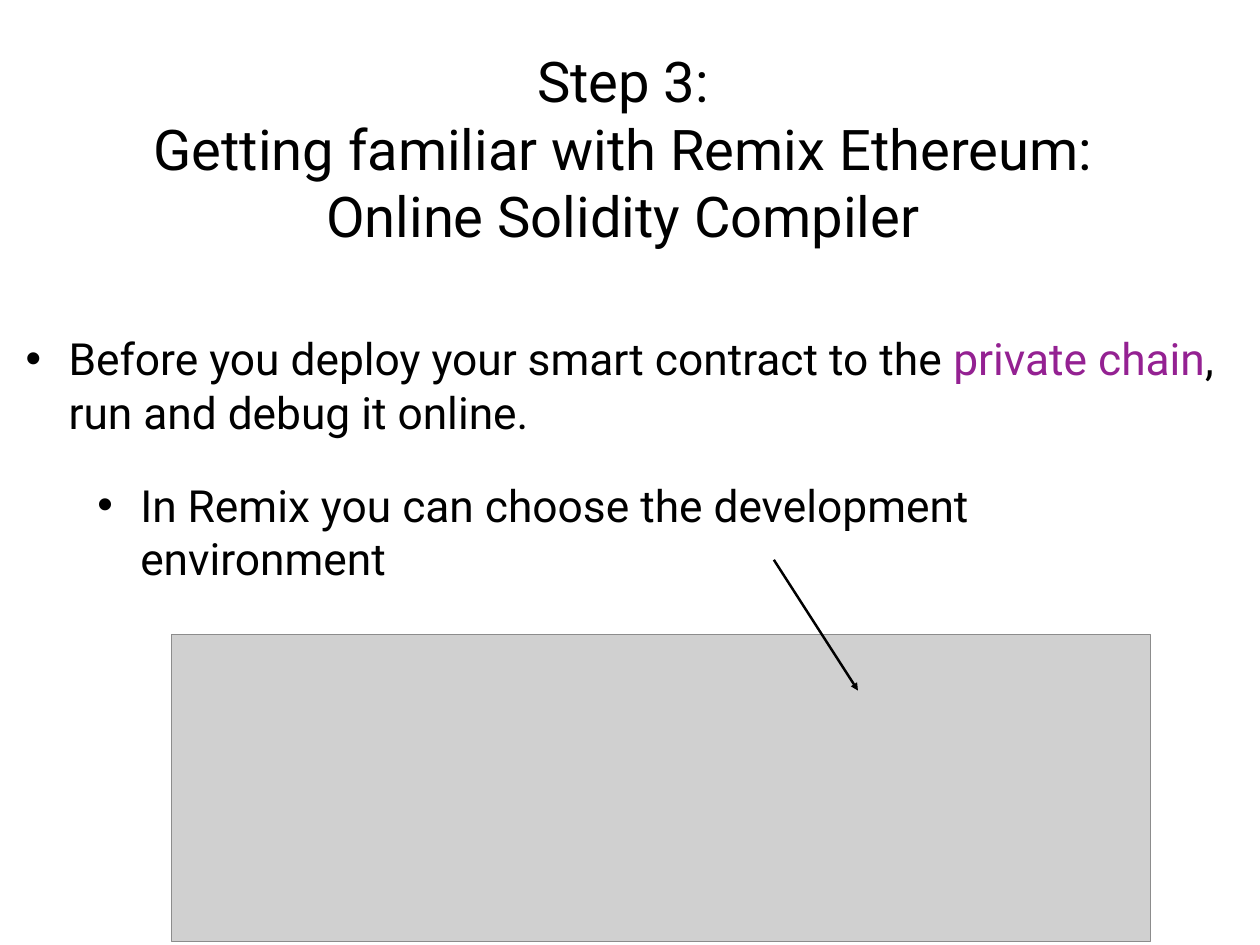
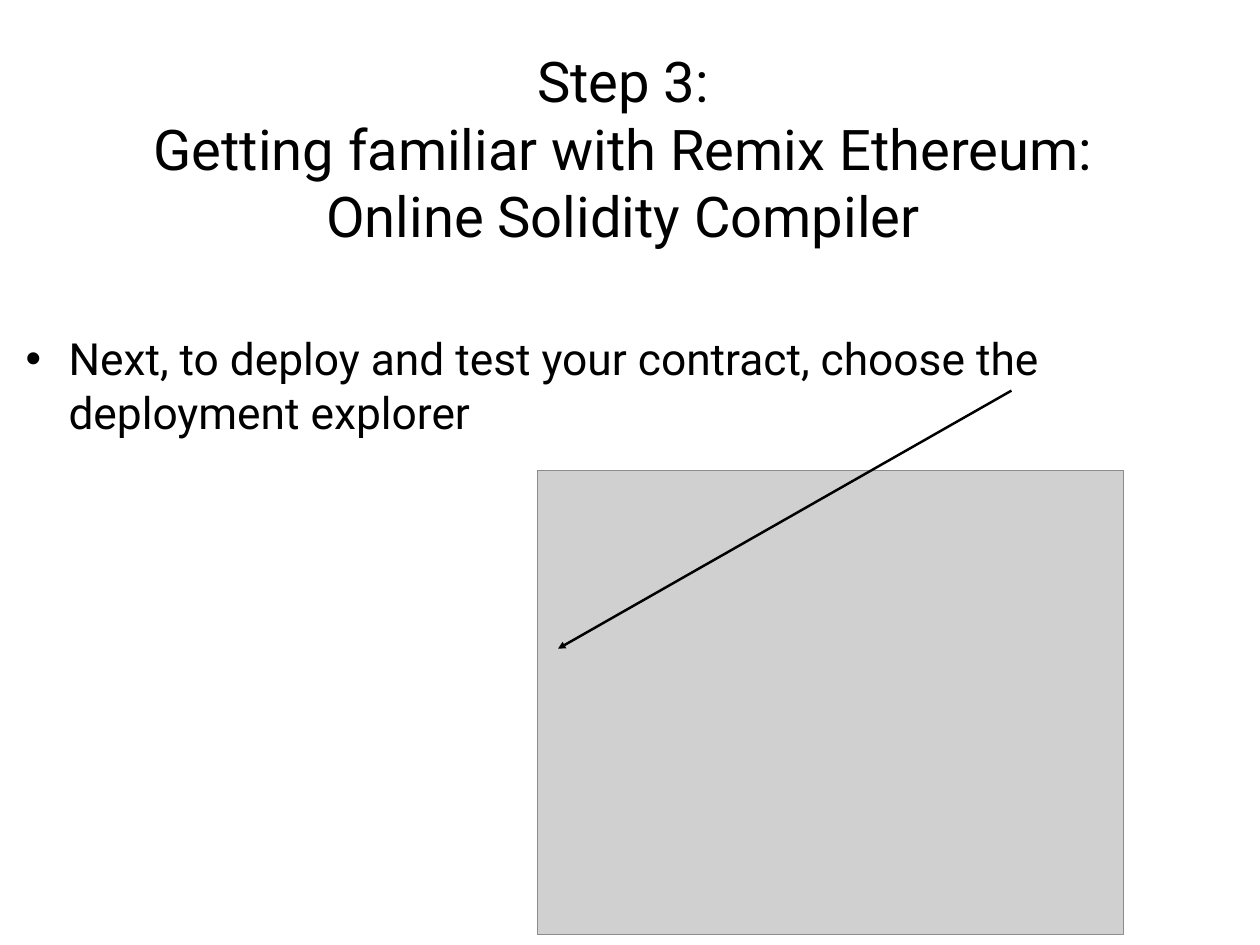
Before and after one commit to solegga/blockchaincourse, a slide deck: slide 14 of How_to_connect_to_university_of_edinburgh_private_blockchain.pptx (slide 11 before the commit). Drawn at 1260x945 pixels with LibreOffice and Linux fonts; fonts in the diff are those of the drawing; grey boxes stand for pictures. Boxes give left, top, right and bottom in pixels: in the first picture for what was removed or moved away, otherwise in the second. Text is boxed around its words. In the diff, an @@ line names an element or a change of style, - is before the commit and + after.

Commit message:
Update instructions with new remix interface

```diff
--- a/How_to_connect_to_university_of_edinburgh_private_blockchain.pptx
+++ b/How_to_connect_to_university_of_edinburgh_private_blockchain.pptx
@@ text at [69, 341, 1038, 439]: text changed @@
-• Before you deploy your smart contract to the private chain, run and debug it online.
+• Next, to deploy and test your contract, choose the deployment explorer
@@ freeform shape: place and size @@
-freeform shape at [774, 560, 859, 691]
+freeform shape at [558, 391, 1012, 649]
@@ picture added at [537, 471, 1123, 935] @@
@@ text removed at [140, 488, 969, 576] @@
-• In Remix you can choose the development environment
@@ picture removed at [172, 635, 1151, 942] @@
```
Also in this commit, not shown: 20 other slides changed, 3 slides added, 1 other file.
